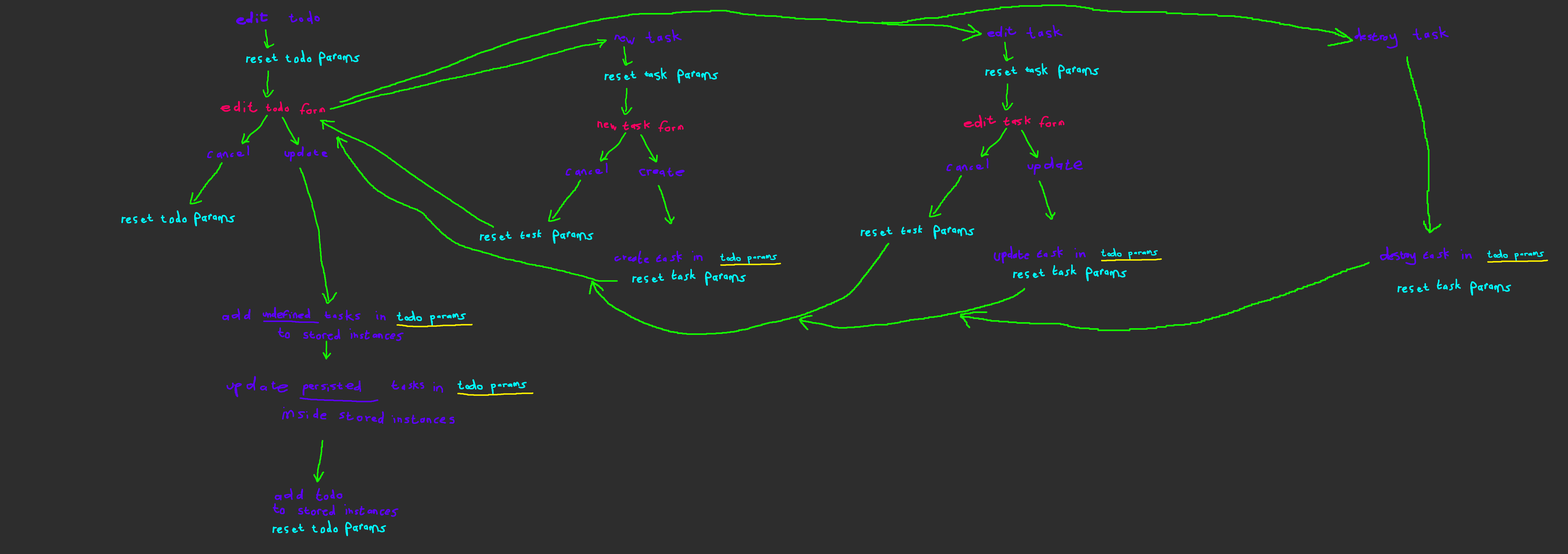
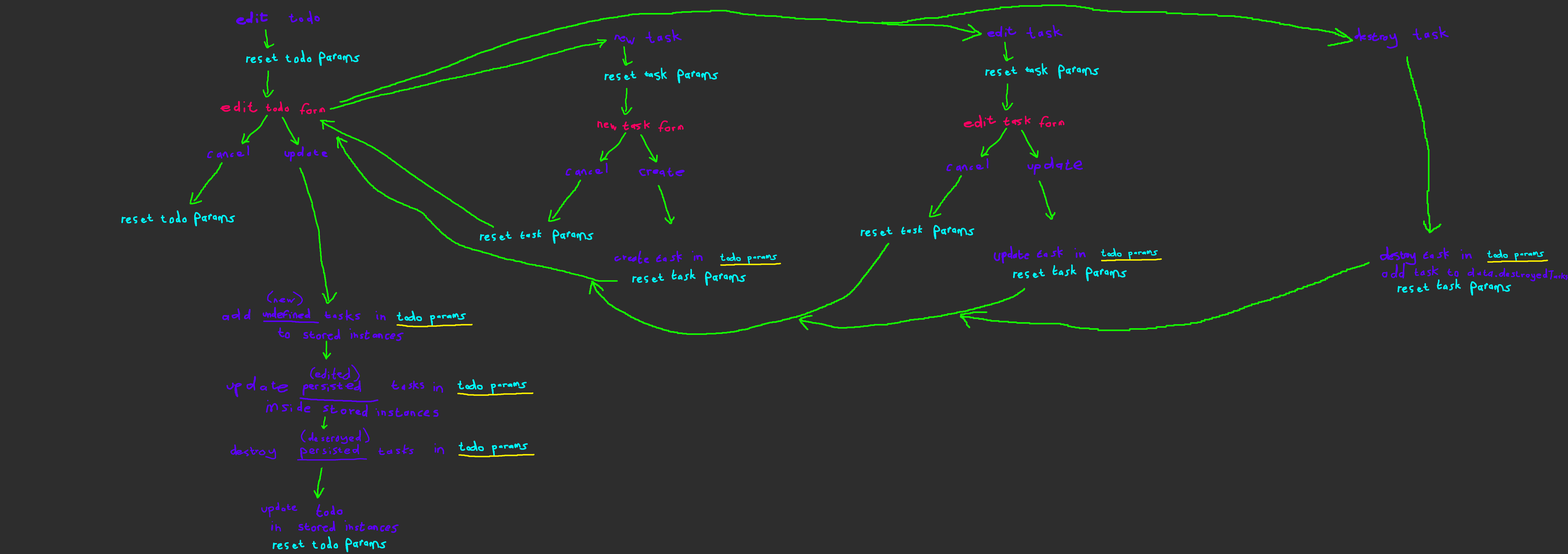
Layer changes from the first w=1568, h=554 image to the second:
painted on "Paint Layer 1" over 230, 262, 1568, 553
